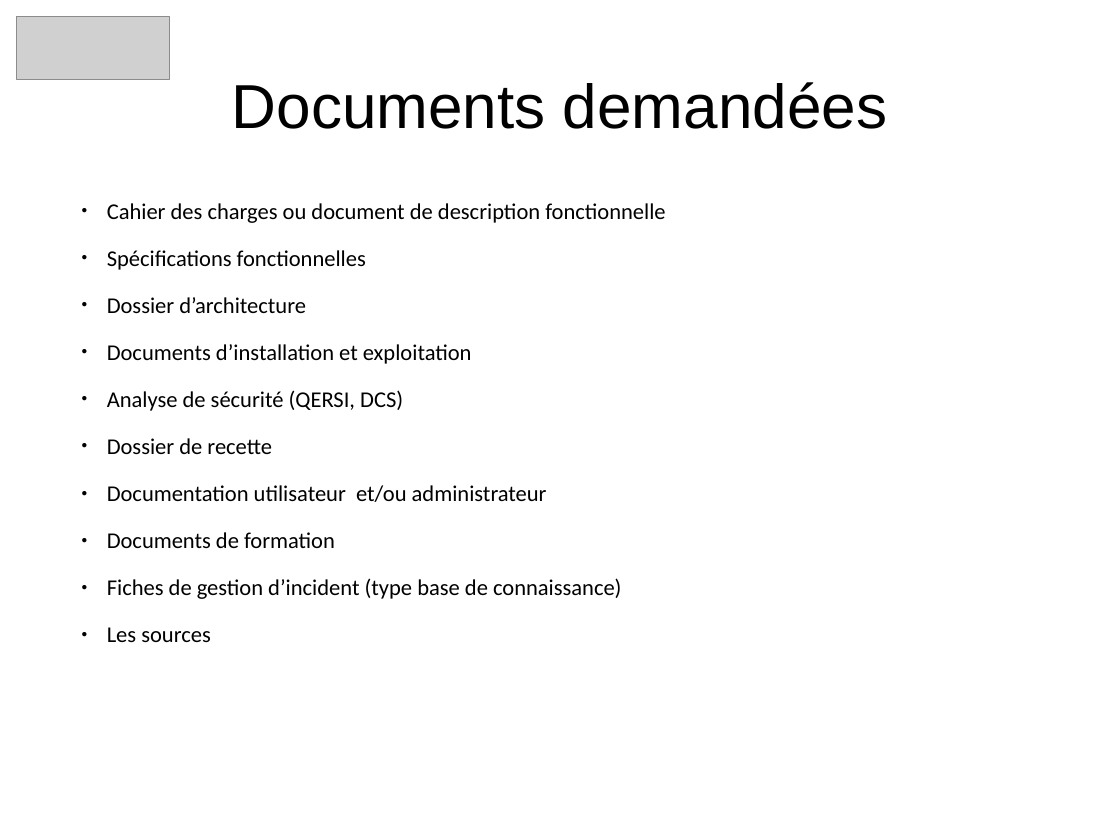
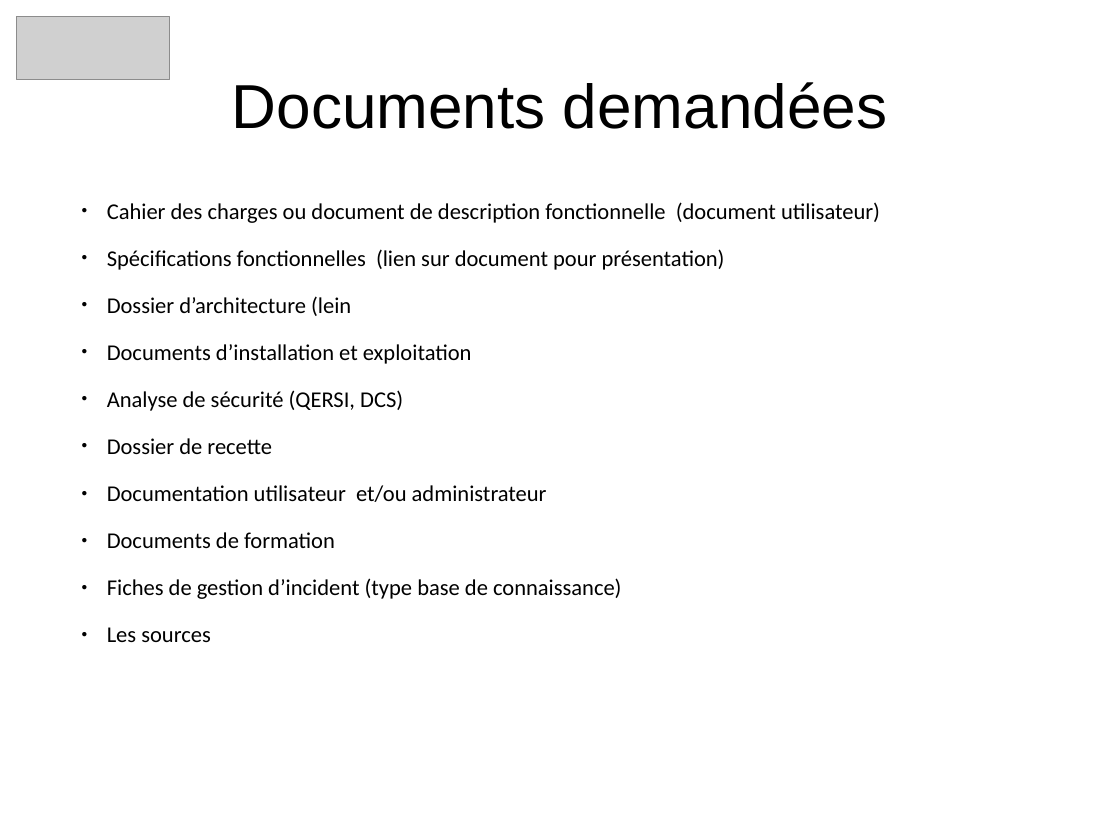
Before and after one commit to heylve/current, a slide deck: slide 10 of Rencontre_devs/pres_labellisation_10_2017.odp (slide 4 before the commit). Drawn at 1120x840 pixels with LibreOffice and Linux fonts; fonts in the diff are those of the drawing; grey boxes stand for pictures. Boxes give left, top, right and bottom in pixels: in the first picture for what was removed or moved away, otherwise in the second. Text is boxed around its words. In the diff, an @@ line names an element or a change of style, - is before the commit and + after.

```diff
--- a/Rencontre_devs/pres_labellisation_10_2017.odp
+++ b/Rencontre_devs/pres_labellisation_10_2017.odp
@@ text at bbox=[107, 202, 880, 316]: text changed @@
-● Cahier des charges ou document de description fonctionnelle
-● Spécifications fonctionnelles
-● Dossier d’architecture
+● Cahier des charges ou document de description fonctionnelle (document utilisateur)
+● Spécifications fonctionnelles (lien sur document pour présentation)
+● Dossier d’architecture (lein
```
Also in this commit, not shown: 2 other slides changed, 9 slides added, 3 slides removed, 2 other files.
